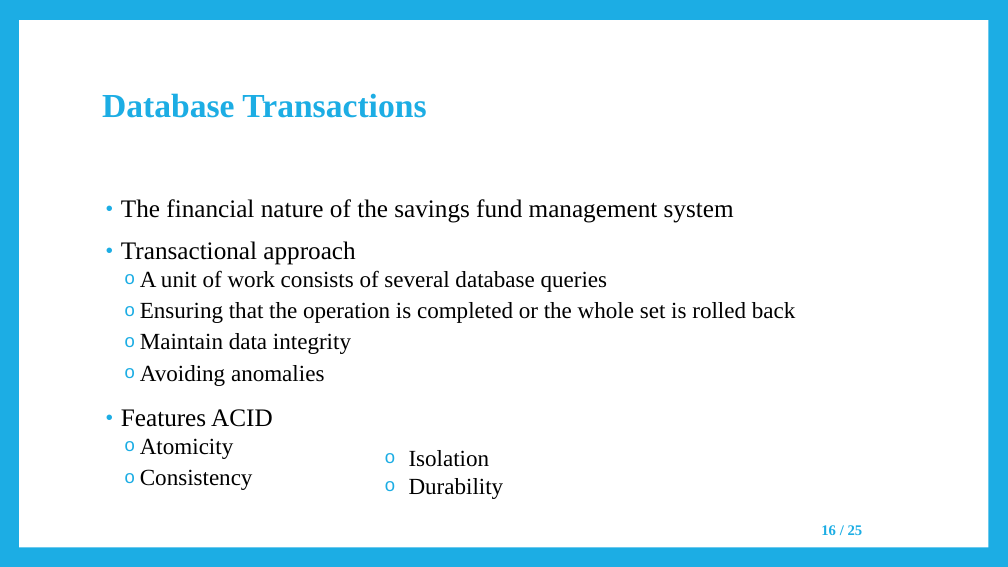
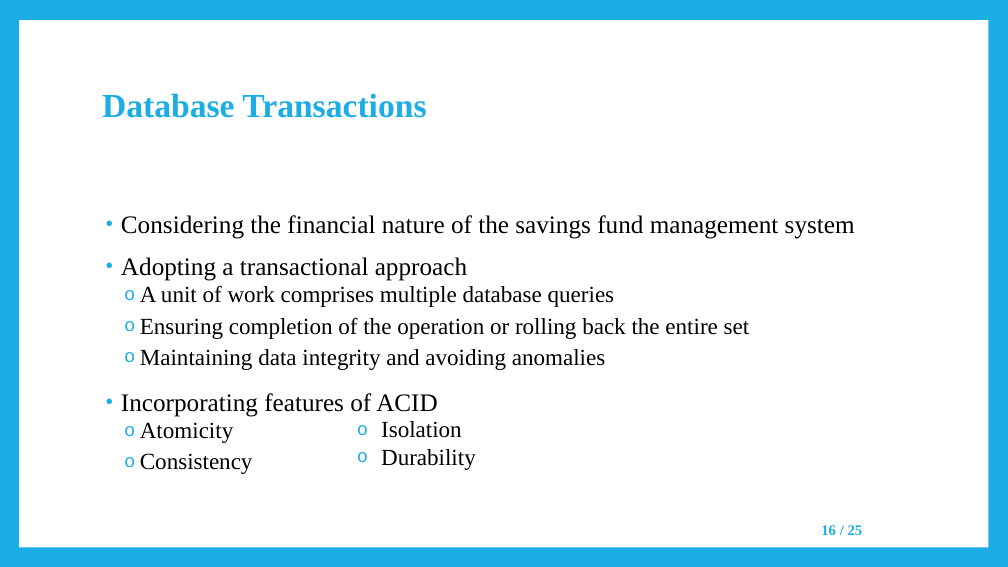
Before and after one commit to negarK2000/Presentation, a slide deck: slide 16 of SavingsFundsManagementSystems/SavingsFundsManagementSystems_Presentation.pptx. Drawn at 1008x567 pixels with LibreOffice and Linux fonts; fonts in the diff are those of the drawing. Boxes give left, top, right and bottom in pixels: in the first picture for what was removed or moved away, otherwise in the second. Text is boxed around its words. In the diff, an @@ line names an element or a change of style, - is before the commit and + after.

```diff
--- a/SavingsFundsManagementSystems/SavingsFundsManagementSystems_Presentation.pptx
+++ b/SavingsFundsManagementSystems/SavingsFundsManagementSystems_Presentation.pptx
@@ text at (121, 215, 855, 417): text changed @@
-• The financial nature of the savings fund management system
-• Transactional approach
-  o A unit of work consists of several database queries
-  o Ensuring that the operation is completed or the whole set is rolled back
-  o Maintain data integrity
-  o Avoiding anomalies
-• Features ACID
+• Considering the financial nature of the savings fund management system
+• Adopting a transactional approach
+  o A unit of work comprises multiple database queries
+  o Ensuring completion of the operation or rolling back the entire set
+  o Maintaining data integrity and avoiding anomalies
+• Incorporating features of ACID
@@ text "Isolation": place and size @@
-text "Isolation" at (409, 450, 504, 499)
+text "Isolation" at (381, 421, 476, 470)
```
Also in this commit, not shown: 18 other slides changed, 11 other files.
